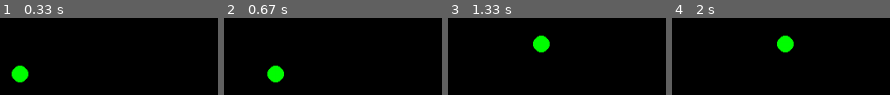
Above: before the commit, frames 1-4 (left to right).
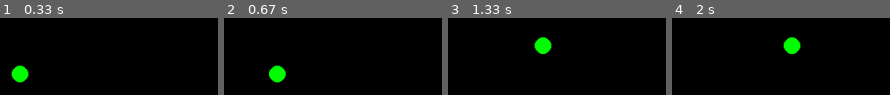
Above: after the commit, the same moments.

Repository: pygameprj/pygame
Game: pygame game, started from circleMove.py
The game is run twice, just before and just after one commit, with the same random seed, the same clock (stepped at 60 frames per second) and the same inputs.
Inputs:
- Up to frame 1 (0.33 s): no input
- Up to frame 2 (0.67 s): hold Right from 0.33 s (still down)
- Up to frame 3 (1.33 s): release Right at 0.8 s; hold Up 0.83-1.13 s; hold Right from 1.17 s (still down)
- Up to frame 4 (2 s): release Right at 1.63 s; hold Left from 1.67 s (still down)

Frame 1 is identical in both runs. In frame 2, 0.6% of the frame differs, in the area x 19-29%, y 61-85%; in frame 3, 0.7%; in frame 4, 1.6%, in the area x 48-60%, y 22-47%.

Commit message:
Update circleMove.py

Diff:
--- a/circleMove.py
+++ b/circleMove.py
@@ -1,10 +1,10 @@
 import pygame
 import sys
 
-SCREEN_WIDTH = 1080
-SCREEN_HEIGHT = 720
+SCREEN_WIDTH = 1080 #가로
+SCREEN_HEIGHT = 720 #세로
 R = 10  #반지름
-STATE = 0
+STATE = 0 #이전 상태
 
 WHITE = (255, 255, 255)
 BLACK = (0, 0, 0)
@@ -14,56 +14,57 @@
 pygame.display.set_caption("Simple PyGame Example")
 screen = pygame.display.set_mode((SCREEN_WIDTH, SCREEN_HEIGHT))
 
-pos_x = SCREEN_WIDTH/2
-pos_y = SCREEN_HEIGHT/2
+pos_x = SCREEN_WIDTH/2 #시작 x 좌표
+pos_y = SCREEN_HEIGHT/2 #시작 y좌표
 
-count = 0
-clock = pygame.time.Clock()
+count = 0 # 같은 상태 몇번 했는지
+clock = pygame.time.Clock() #주기
 while True:
-    S = 1 + (count//10)*2
-    clock.tick(60)
+    clock.tick(60) #주기
     for event in pygame.event.get():
         if event.type == pygame.QUIT:
             sys.exit()
 
-    key_event = pygame.key.get_pressed()
-    if key_event[pygame.K_LEFT]:
+    key_event = pygame.key.get_pressed() #무슨 키 입력했는지
+    if key_event[pygame.K_LEFT]: #왼쪽
+        if STATE == pygame.K_LEFT: #count++
+            count += 1
+        else: count = 0
+        STATE = pygame.K_LEFT #이전상태
+        S = 1 + (count//10)*2   #속도
         pos_x -= S
         if pos_x <= 0 + R: # 화면 넘어가지 않는 부분
             pos_x = 0 + R
 
-        if STATE == pygame.K_LEFT: #count++
-            count += 1
-        else: count = 0
-
-        STATE = pygame.K_LEFT #이전상태
-
-    if key_event[pygame.K_RIGHT]:
-        pos_x += S
-        if pos_x >= SCREEN_WIDTH - R:
-            pos_x = SCREEN_WIDTH - R
+    if key_event[pygame.K_RIGHT]: #오른쪽
         if STATE == pygame.K_RIGHT:
             count += 1
         else: count = 0
         STATE = pygame.K_RIGHT
+        S = 1 + (count//10)*2   #속도
+        pos_x += S
+        if pos_x >= SCREEN_WIDTH - R:
+            pos_x = SCREEN_WIDTH - R
 
-    if key_event[pygame.K_UP]:
-        pos_y -= S
-        if pos_y <= 0 + R:
-            pos_y = R
+    if key_event[pygame.K_UP]: #위쪽
         if STATE == pygame.K_UP:
             count += 1
         else: count = 0
         STATE = pygame.K_UP
+        S = 1 + (count//10)*2   #속도
+        pos_y -= S
+        if pos_y <= 0 + R:
+            pos_y = R
 
-    if key_event[pygame.K_DOWN]:
-        pos_y += S
-        if pos_y >= SCREEN_HEIGHT - R:
-            pos_y = SCREEN_HEIGHT - R
+    if key_event[pygame.K_DOWN]:    #아래쪽
         if STATE == pygame.K_DOWN:
             count += 1
         else: count = 0
         STATE = pygame.K_DOWN
+        S = 1 + (count//10)*2   #속도
+        pos_y += S
+        if pos_y >= SCREEN_HEIGHT - R:
+            pos_y = SCREEN_HEIGHT - R
 
     screen.fill(BLACK)
     pygame.draw.circle(screen, GREEN, (pos_x, pos_y), R)
